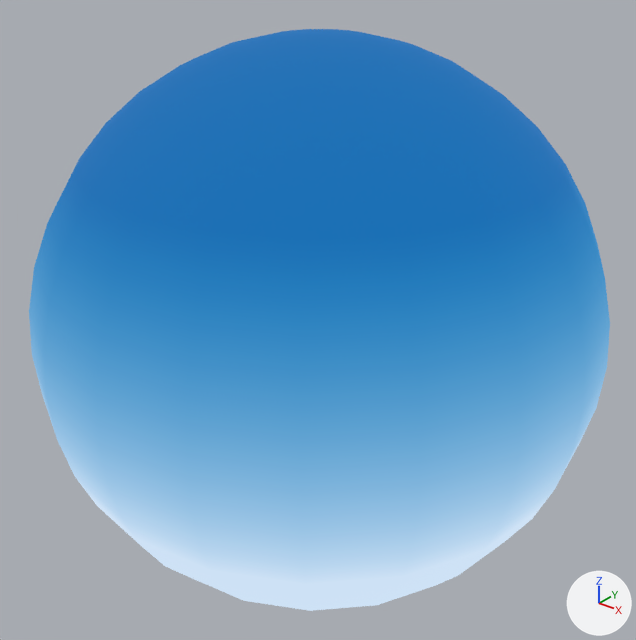
Two versions of the glTF model _out/samples/BasicSample/Models/Background/Background.glb, one commit apart.
Rendered twice from a camera (50 mm lens) standing at (17.92, -22.5, 13.92) and looking at (-0.05, -0.04, 0.0). The lights are fixed; the arrows at lower right show +X, +Y and +Z. The older version comes first.

Names of what the first picture shows: 'obj2'.
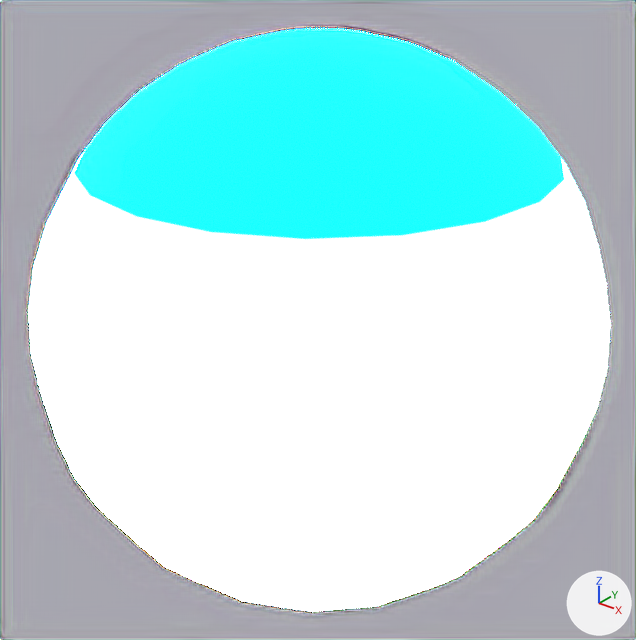
The newer file is also rescaled (x0.1) as a whole; pictures and numbers use the older file's frame.

Edits to the scene script, one JSON object a line:
```json
{"block": "mat_mat1", "where": "n0 = _N.new('ShaderNodeBsdfPrincipled'); n0.name = 'Principled BSDF'"}
{"op": "set", "path": "n0.inputs[28].default_value", "old": "1.0", "new": "10000.0", "note": "'Emission Strength'"}
```

Location of each change, (x1, y1, x2, y2) in pixels of the pictures (636 x 640 px):
```json
{"object": "obj2", "change": "surface changed", "before": [29, 29, 610, 611], "after": [29, 29, 610, 611], "on screen": "lighter"}
```
